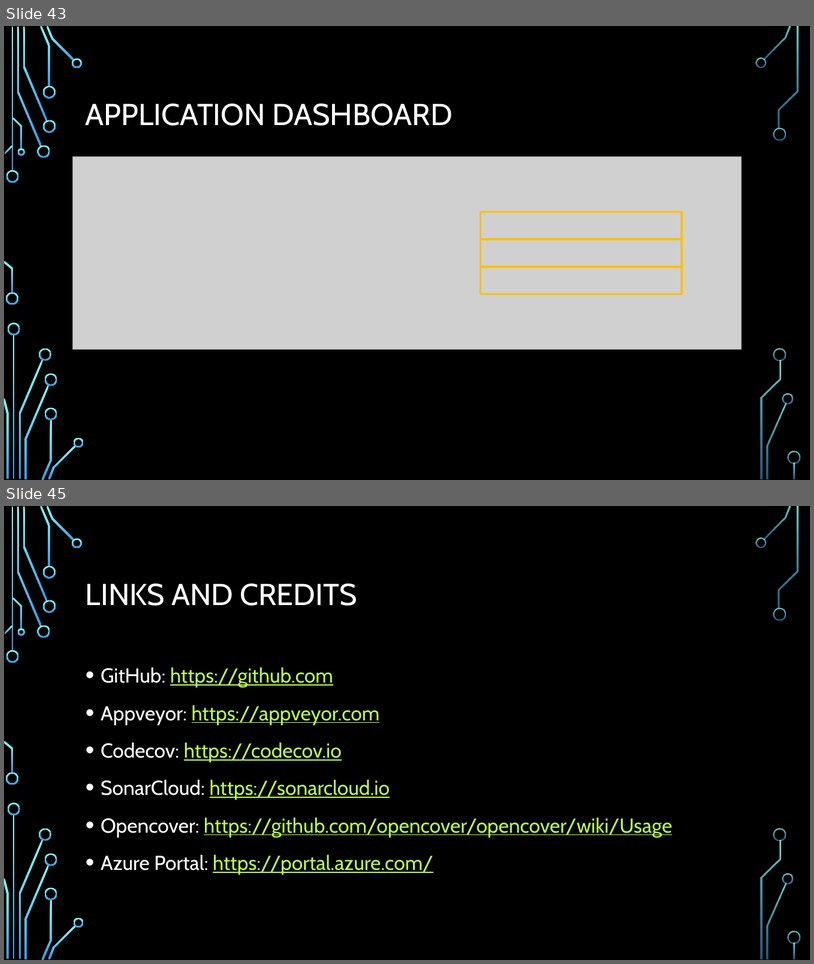
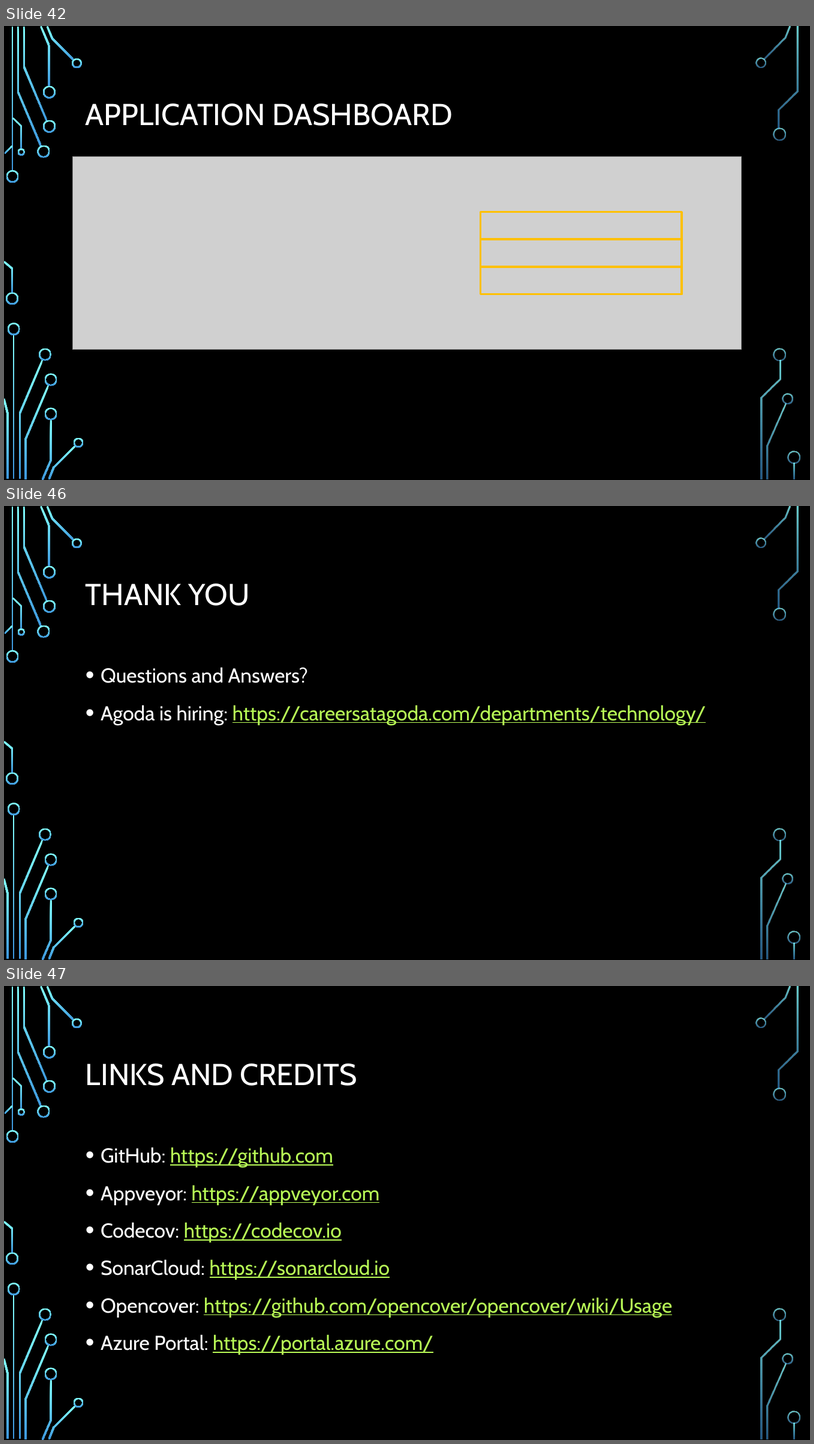
Before and after one commit to CedricAgoda/opensource-ci, a slide deck: Presentation/Full Open-Source CI.pptx. Shown one above the other, each under a label of ours: slides 43 and 45 before the commit, slides 42, 46 and 47 after it; the slides between them are not shown. The pictures are 814x964 and 814x1444 pixels, drawn with LibreOffice and Linux fonts; fonts in the diff are those of the drawing; grey boxes stand for pictures; background and template pictures are left out. Boxes give left, top, right and bottom in pixels: in the first picture for what was removed or moved away, otherwise in the second. Text is boxed around its words. In the diff, an @@ line names an element or a change of style, - is before the commit and + after.

```diff
--- a/Presentation/Full Open-Source CI.pptx
+++ b/Presentation/Full Open-Source CI.pptx
@@ slide 46 added at [4, 506, 810, 960], background picture (left out); not listed: 36 template elements that a slide beside it also shows @@
@@ title added at [86, 583, 249, 606], 36 pt, text #FFFFFF @@
+THANK YOU
@@ text added at [101, 667, 707, 725], 24 pt, text #B8FA56, underline @@
+• Questions and Answers?
+• Agoda is hiring: https://careersatagoda.com/departments/technology/
@@ what was slide 43 is now slide 42 @@
@@ what was slide 45 is now slide 47 @@
```
Also in this commit, not shown: 2 slides changed, 1 other slide added.
